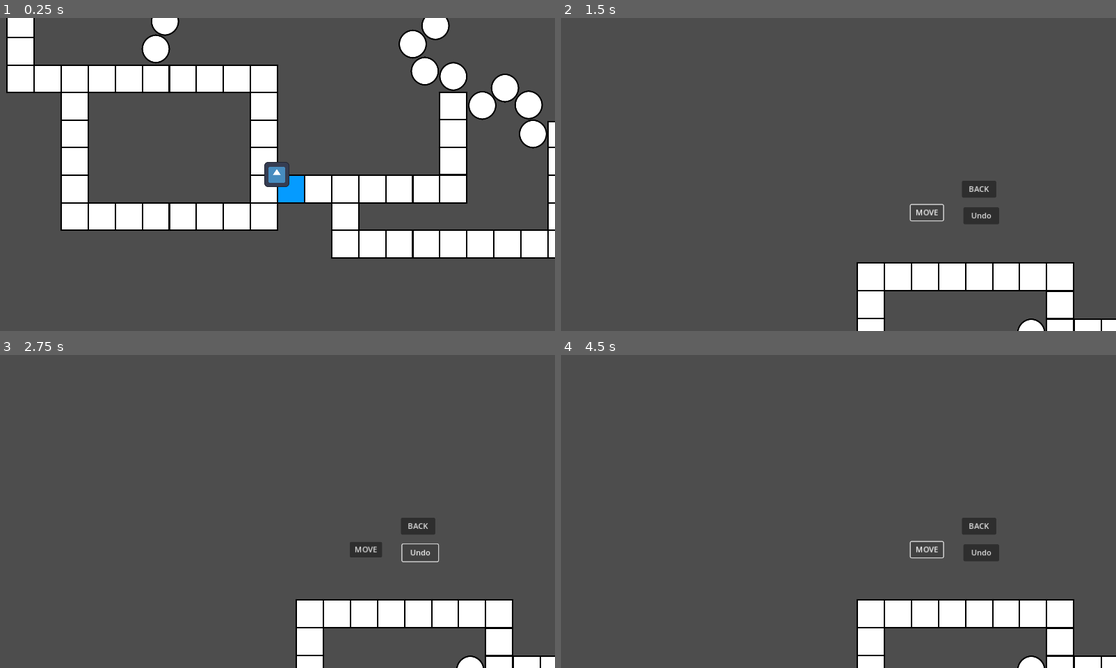
Above: before the commit, frames 1-4 (two rows, left to right).
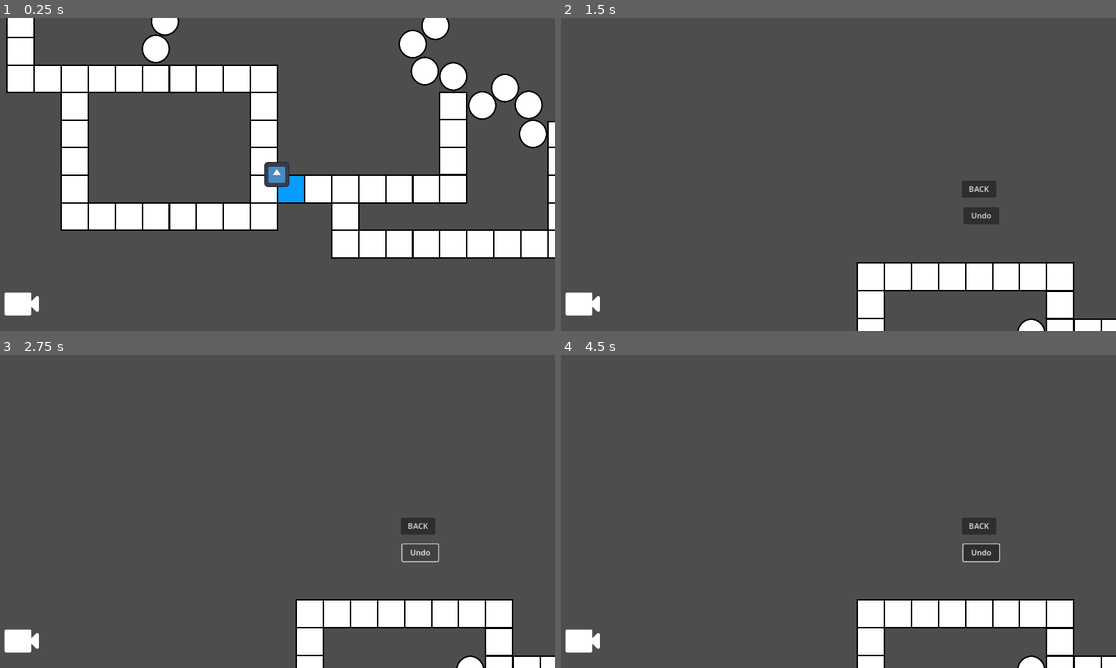
Above: after the commit, the same moments.

Repository: hfxbse/mparty
Game: Godot game, scene res://main/main.tscn
The game is run twice, just before and just after one commit, with the same random seed, the same clock (stepped at 60 frames per second) and the same inputs. The engine's default icon, where the game draws it, is replaced by a stand-in: a white triangle on a blue panel in a dark square.
Inputs (mouse positions are in pixels of both pictures, inside the frame that each line leads up to):
- Up to frame 1 (0.25 s): no input
- Up to frame 2 (1.5 s): tap Enter at 0.5 s; move the mouse to (960, 158) at 0.52 s; hold M 0.53-1.25 s; click (960, 158) at 0.67 s; click "MOVE" at 1.25 s
- Up to frame 3 (2.75 s): click "Undo" at 2 s
- Up to frame 4 (4.5 s): click (927, 549) at 2.75 s, where only the run before the commit has a clickable "MOVE"; click "Undo" at 3.5 s; click (927, 549) at 4.25 s, where only the run before the commit has a clickable "MOVE"

The runs differ from the first frame. In frame 1, 0.4% of the frame differs, in the area x 0-8%, y 87-96%; in frame 2, 0.5%; in frame 3, 0.7%, in the area x 0-69%, y 59-96%; in frame 4, 0.6%.

Commit message:
Fix requested changes hopefully final

Diff:
--- a/main/main.gd
+++ b/main/main.gd
@@ -11,14 +11,13 @@
 
 func _init():
 	var question_handler = preload("res://data_providers/resources/question_provider.tres")
-	#Example call
-	print(question_handler.get_next_question(Question.Difficulty.EASY).question)
-	print(question_handler.get_random_question(Question.Difficulty.EASY).question)
 
 func _ready():
 	var start = map.start
 	player.current_location = start
 	player.global_position = start.global_position
+
+	hud.camera_menu_pressed.connect(_on_menu_button_pressed)
 
 	if DisplayServer.is_touchscreen_available():
 		var mobile_hud = preload("res://overlay/mobile_hud.tscn").instantiate()
@@ -40,7 +39,6 @@
 	MoveButton.hide()
 	player.move(2)
 
-
 func _on_player_turn_ended():
 	MoveButton.show()
 
--- a/main/main.tscn
+++ b/main/main.tscn
@@ -4,10 +4,12 @@
 [ext_resource type="PackedScene" uid="uid://bcs3nvv2okhry" path="res://map/map.tscn" id="2_n57xg"]
 [ext_resource type="PackedScene" uid="uid://c82nk64v2y7hl" path="res://player/player.tscn" id="3_kj1dm"]
 [ext_resource type="Script" path="res://main/main_camera.gd" id="4_lgfck"]
-[ext_resource type="PackedScene" uid="uid://bnq4t47e7q8pi" path="res://hud.tscn" id="5_1jwv2"]
+[ext_resource type="PackedScene" uid="uid://do3h71ihunhmt" path="res://overlay/hud.tscn" id="5_j2h8g"]
 
 [node name="Node2" type="Node"]
 script = ExtResource("1_5mwui")
+
+[node name="HUD" parent="." instance=ExtResource("5_j2h8g")]
 
 [node name="Map" parent="." instance=ExtResource("2_n57xg")]
 position = Vector2(-54, 156)
@@ -39,10 +41,6 @@
 [node name="MainCamera" type="Camera2D" parent="."]
 script = ExtResource("4_lgfck")
 
-[node name="HUD" parent="." instance=ExtResource("5_1jwv2")]
-
-[connection signal="turn_ended" from="Player" to="." method="_on_player_turn_ended"]
 [connection signal="pressed" from="MoveButton" to="." method="_on_button_pressed"]
 [connection signal="pressed" from="BackButton" to="." method="_on_back_button_pressed"]
 [connection signal="pressed" from="UndoButton" to="." method="_on_undo_button_pressed"]
-[connection signal="camera_menu_pressed" from="HUD" to="." method="_on_menu_button_pressed"]
--- a/main/main_camera.gd
+++ b/main/main_camera.gd
@@ -14,7 +14,7 @@
 	if is_current():
 		if event is InputEventMouseMotion:
 			if event.button_mask == MOUSE_BUTTON_MASK_LEFT:
-				position -= event.relative * zoom
+				position -= event.relative / zoom
 		elif event is InputEventMouseButton:
 			if event.is_pressed:
 				if event.button_index == MOUSE_BUTTON_WHEEL_UP:
@@ -32,9 +32,7 @@
 
 func _physics_process(delta):
 	zoom = lerp(zoom, target_zoom * Vector2.ONE, zoom_rate * delta)
-	set_physics_process(
-		not is_equal_approx(zoom.x, target_zoom)
-	)
+	set_physics_process(not is_equal_approx(zoom.x, target_zoom))
 
 func set_camera():
 	position = last_pos
